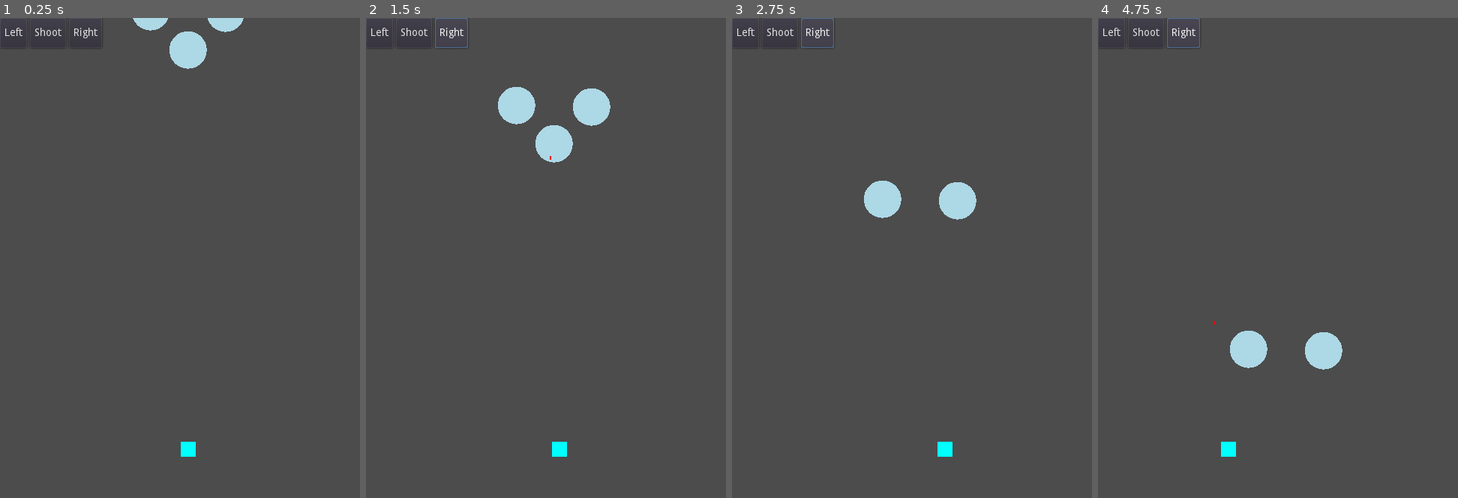
Above: before the commit, frames 1-4 (left to right).
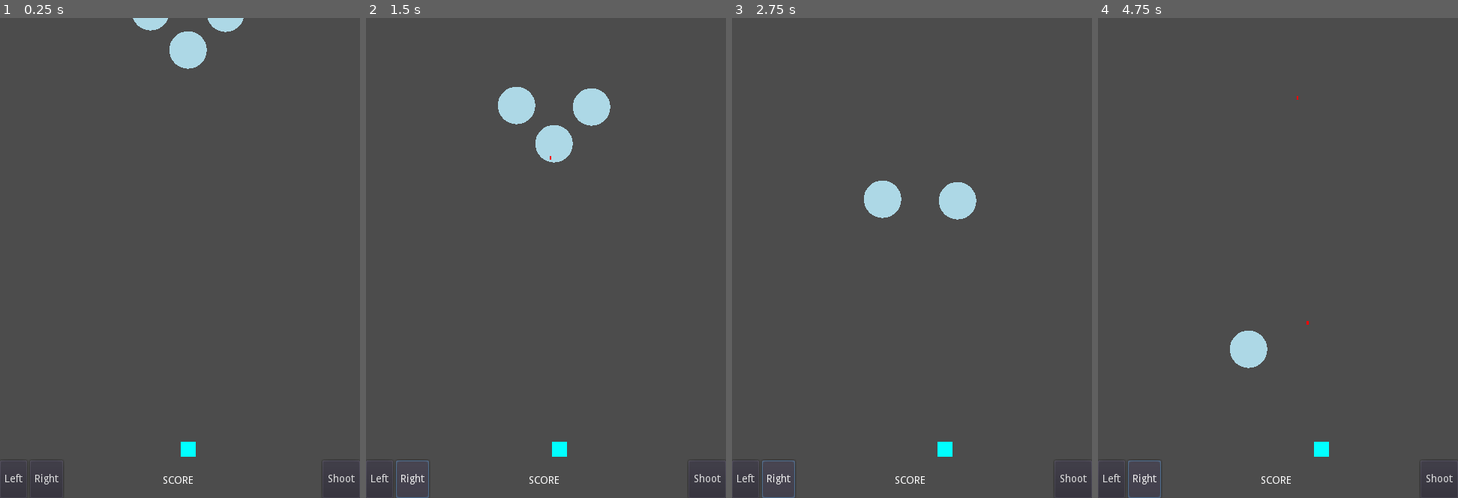
Above: after the commit, the same moments.

Repository: the-g-force/FamJam-November2020
Game: Godot game, scene res://src/TestLevel.tscn
Same seed, same stepped clock (60 frames per second), same inputs: the game is played once before the commit and once after it.
Inputs:
- Up to frame 1 (0.25 s): no input
- Up to frame 2 (1.5 s): click "Shoot" at 0.5 s; click "Right" at 1.25 s
- Up to frame 3 (2.75 s): hold Right (Right) from 2.03 s (still down); tap Space (Shoot) at 2.1 s
- Up to frame 4 (4.75 s): release Right (Right) at 2.78 s; hold Left (Left) 2.78-3.53 s; tap Space (Shoot) at 2.85, 3.6, 4.35 s; hold Right (Right) from 3.53 s (still down)

The runs differ from the first frame. In frame 1, 0.3% of the frame differs, in the area x 1-99%, y 2-98%; in frame 2, 0.5%; in frame 3, 0.5%; in frame 4, 1.4%, in the area x 1-99%, y 0-100%.

Commit message:
Add buttons on bottom of screen

Diff:
--- a/project/src/PlayerKeyboard.tscn
+++ b/project/src/PlayerKeyboard.tscn
@@ -5,31 +5,44 @@
 [node name="Keyboard" type="Node2D"]
 script = ExtResource( 1 )
 
+[node name="Shoot" type="Button" parent="."]
+margin_left = 430.406
+margin_right = 480.406
+margin_bottom = 50.0
+text = "Shoot"
+__meta__ = {
+"_edit_use_anchors_": false
+}
+
 [node name="Buttons" type="HBoxContainer" parent="."]
 margin_right = 40.0
-margin_bottom = 40.0
+margin_bottom = 50.0
 __meta__ = {
 "_edit_use_anchors_": false
 }
 
 [node name="Left" type="Button" parent="Buttons"]
 margin_right = 36.0
-margin_bottom = 40.0
+margin_bottom = 50.0
 text = "Left"
 
-[node name="Shoot" type="Button" parent="Buttons"]
+[node name="Right" type="Button" parent="Buttons"]
 margin_left = 40.0
-margin_right = 88.0
-margin_bottom = 40.0
-text = "Shoot"
+margin_right = 84.0
+margin_bottom = 50.0
+text = "Right"
 
-[node name="Right" type="Button" parent="Buttons"]
-margin_left = 92.0
-margin_right = 136.0
-margin_bottom = 40.0
-text = "Right"
+[node name="Label" type="Label" parent="."]
+margin_left = 216.505
+margin_top = 20.2271
+margin_right = 257.505
+margin_bottom = 34.2271
+text = "SCORE"
+__meta__ = {
+"_edit_use_anchors_": false
+}
+[connection signal="pressed" from="Shoot" to="." method="_on_Shoot_pressed"]
 [connection signal="button_down" from="Buttons/Left" to="." method="_on_Left_button_down"]
 [connection signal="button_up" from="Buttons/Left" to="." method="_on_Left_button_up"]
-[connection signal="pressed" from="Buttons/Shoot" to="." method="_on_Shoot_pressed"]
 [connection signal="button_down" from="Buttons/Right" to="." method="_on_Right_button_down"]
 [connection signal="button_up" from="Buttons/Right" to="." method="_on_Right_button_up"]
--- a/project/src/TestLevel.tscn
+++ b/project/src/TestLevel.tscn
@@ -10,6 +10,7 @@
 position = Vector2( 246.073, 569.928 )
 
 [node name="Keyboard" parent="." instance=ExtResource( 2 )]
+position = Vector2( 0, 590 )
 
 [node name="Wave" parent="." instance=ExtResource( 3 )]
 position = Vector2( 250.724, 17.6389 )
